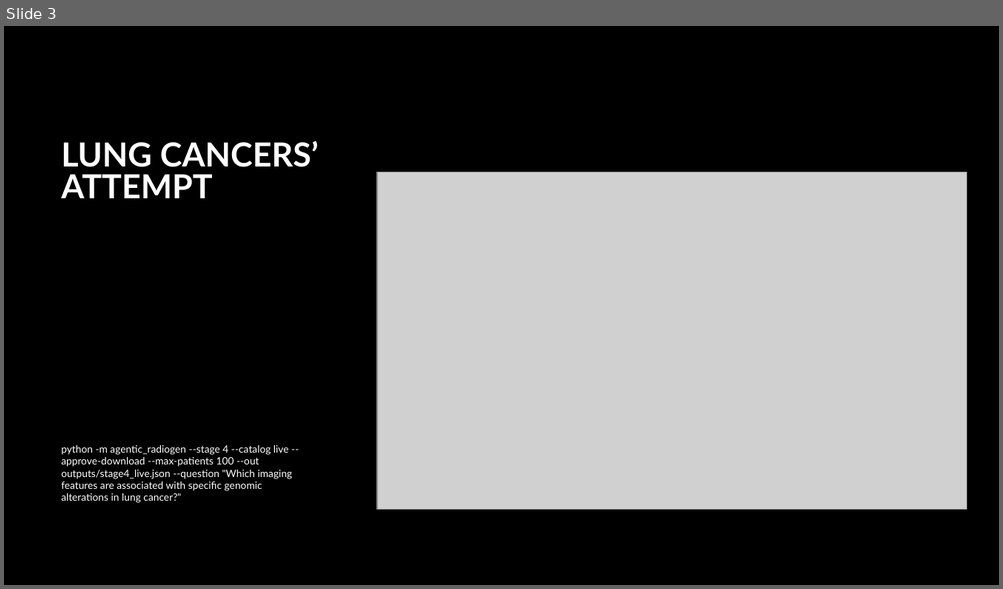
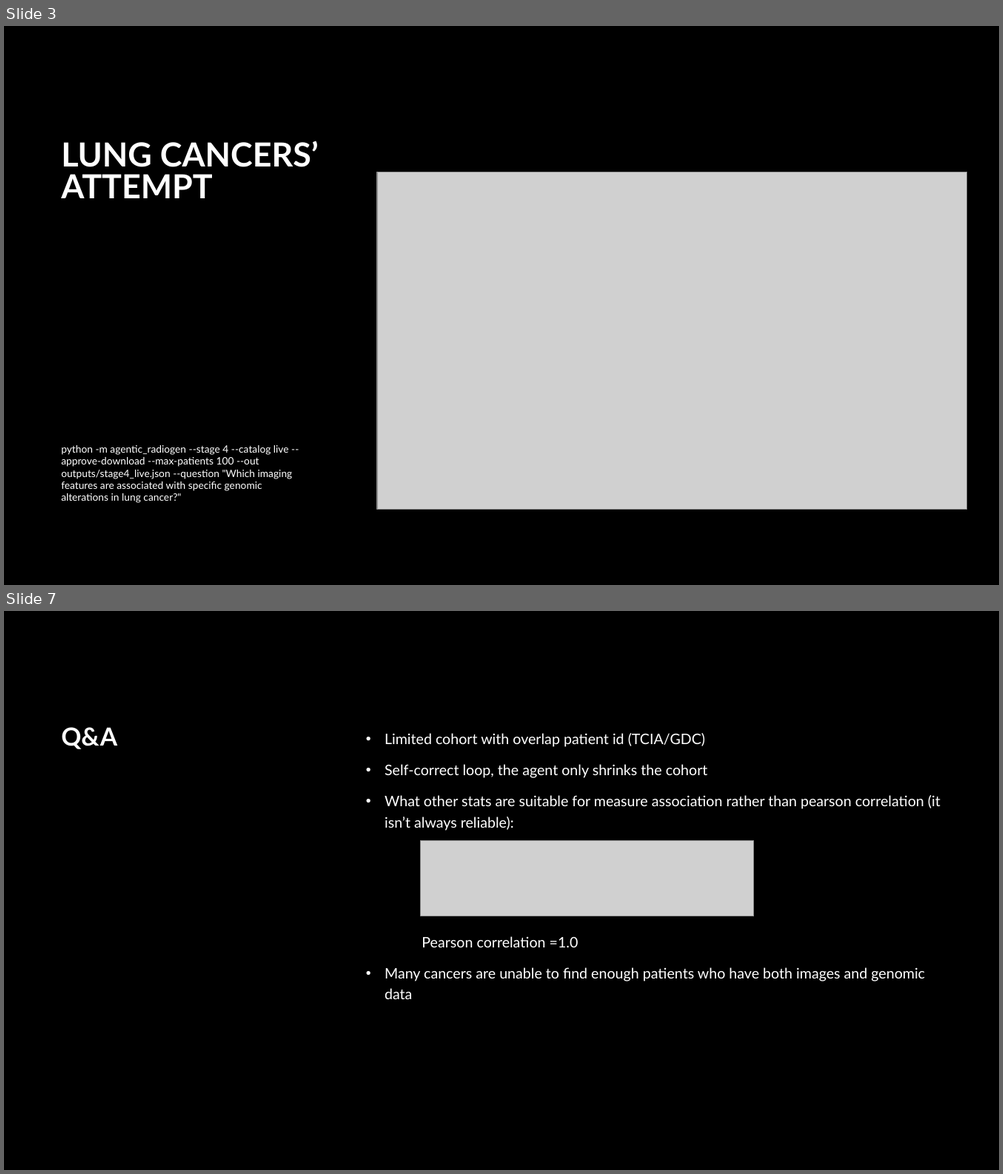
Before and after one commit to wfeng66/AgenticRadioGen, a slide deck: agentRadGen_prototype.pptx. Shown one above the other, each under a label of ours: slide 3 before the commit, slides 3 and 7 after it; the slides between them are not shown. The pictures are 1003x589 and 1003x1174 pixels, drawn with LibreOffice and Linux fonts; fonts in the diff are those of the drawing; grey boxes stand for pictures. Boxes give left, top, right and bottom in pixels: in the first picture for what was removed or moved away, otherwise in the second. Text is boxed around its words. In the diff, an @@ line names an element or a change of style, - is before the commit and + after.

```diff
--- a/agentRadGen_prototype.pptx
+++ b/agentRadGen_prototype.pptx
@@ slide 7 added at (4,611,999,1170), background #000000 @@
@@ title added at (61,727,117,749), 24 pt, text #FFFFFF, bold @@
+Q&A
@@ text added at (384,733,940,999), 14 pt, text #FFFFFF @@
+• Limited cohort with overlap patient id (TCIA/GDC)
+• Self-correct loop, the agent only shrinks the cohort
+• What other stats are suitable for measure association rather than pearson correlation (it isn’t always reliable):
+      Pearson correlation =1.0
+• Many cancers are unable to find enough patients who have both images and genomic data
@@ picture added at (421,841,753,916) @@
```
Also in this commit, not shown: 2 slides changed, 3 other slides added, 2 slides removed, 21 other files.
